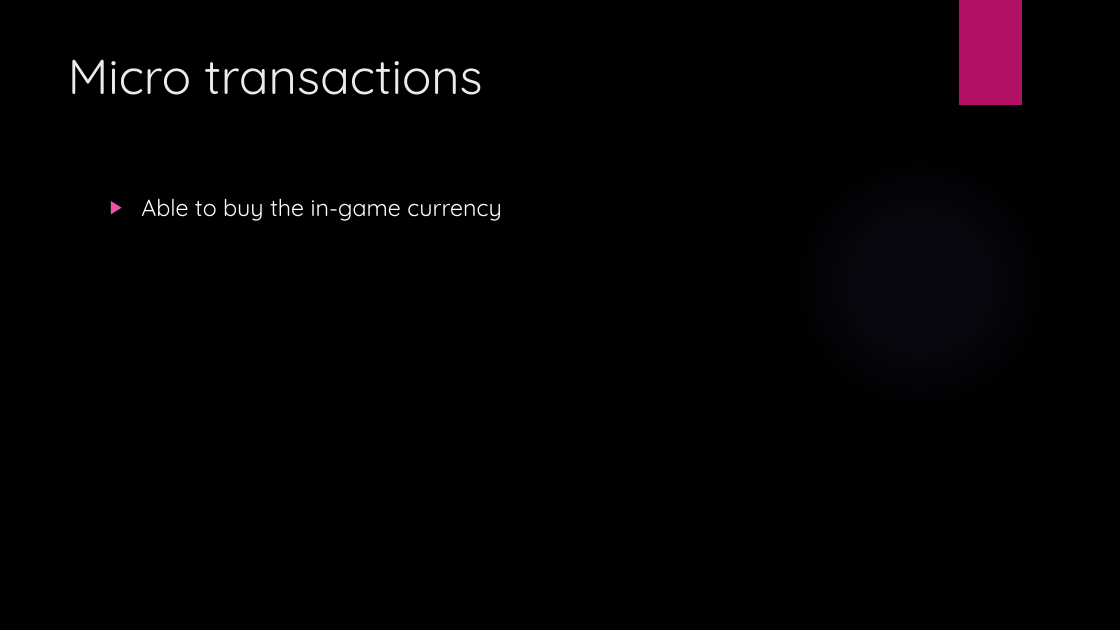
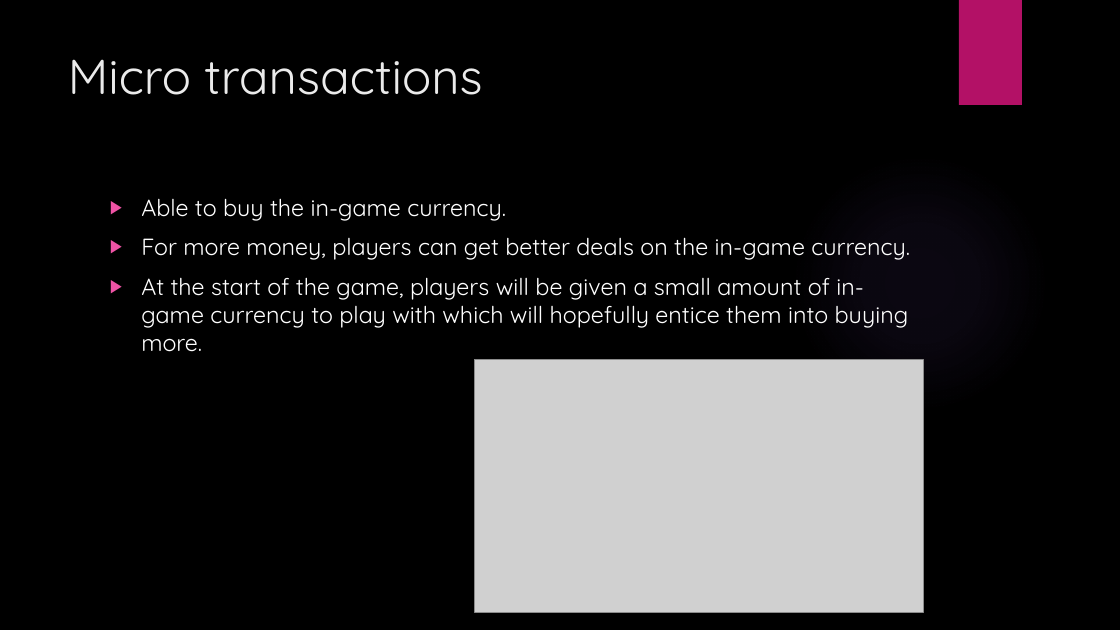
Before and after one commit to JMozza/Team-Skyrim, a slide deck: slide 8 of tgp powerpoint.pptx. Drawn at 1120x630 pixels with LibreOffice and Linux fonts; fonts in the diff are those of the drawing; grey boxes stand for pictures; background and template pictures are left out. Boxes give left, top, right and bottom in pixels: in the first picture for what was removed or moved away, otherwise in the second. Text is boxed around its words. In the diff, an @@ line names an element or a change of style, - is before the commit and + after.

```diff
--- a/tgp powerpoint.pptx
+++ b/tgp powerpoint.pptx
@@ text at (141, 199, 910, 352): text changed @@
-▶ Able to buy the in-game currency
+▶ Able to buy the in-game currency.
+▶ For more money, players can get better deals on the in-game currency.
+▶ At the start of the game, players will be given a small amount of in-game currency to play with which will hopefully entice them into buying more.
@@ picture added at (474, 360, 923, 613) @@
```
Also in this commit, not shown: 7 other slides changed, 6 other files.
